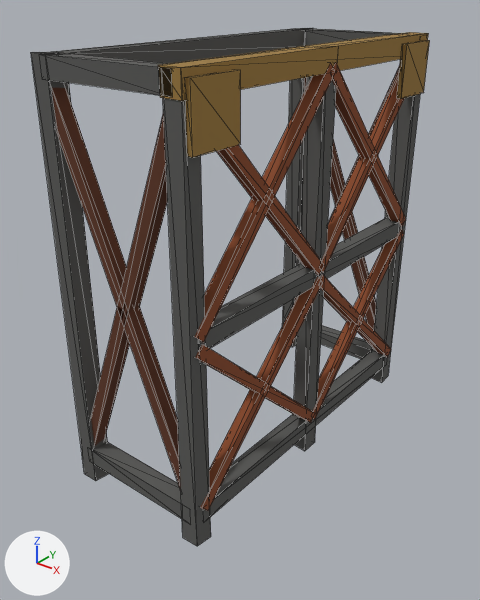
What one commit did to the glTF model public/models/arm_reinforced_cage.glb.
Camera for both pictures: a 50 mm lens placed at (1.5, -1.98, 1.81), pointed at (0.03, -0.14, 0.66). The axes (+X, +Y, +Z) are drawn at lower left. The lights are the same throughout. The first picture is the older version. Mesh edges are drawn as thin lines. Vertices at exactly the same position are counted once.

In view in the first picture: 'arm_reinforced_cage'.
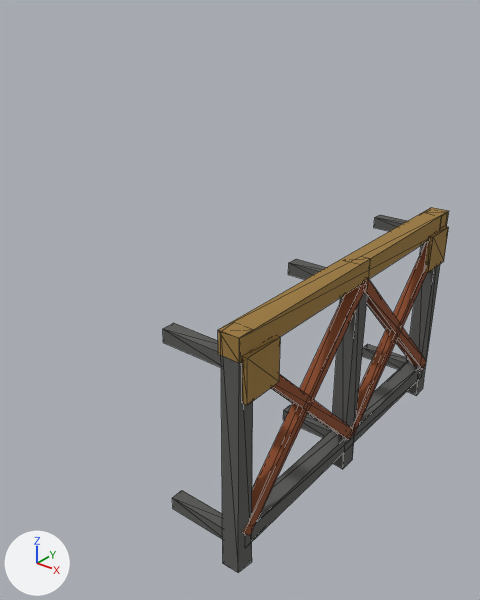
Commit message: Make cages flat grilles on standoff brackets in the bumper's place

Pixel boxes [x1, y1, x2, y2] of what changed, in the pictures (480 x 600 px; the box of a moved part takes in the faces that stretch with it):
'arm_reinforced_cage', reshaped (28% narrower, 29% shorter)
    before: [31, 28, 430, 546]
    after: [163, 207, 449, 572]
part 1 of me_cube, moved or reshaped
    before: [163, 98, 211, 546]
    after: [221, 355, 253, 572]
part 2 of me_cube, added
    after: [172, 491, 222, 539]
part 3 of me_cube, added
    after: [163, 323, 221, 367]
part 4 of me_cube, moved or reshaped
    before: [210, 350, 384, 517]
    after: [331, 293, 367, 469]
part 5 of me_cube, added
    after: [283, 405, 331, 438]
part 6 of me_cube, added
    after: [288, 259, 326, 280]
part 7 of me_cube, moved or reshaped
    before: [371, 59, 420, 383]
    after: [406, 242, 440, 396]
part 8 of me_cube, added
    after: [362, 344, 407, 370]
part 9 of me_cube, added
    after: [374, 215, 407, 231]
part 10 of me_cube, moved or reshaped
    before: [206, 219, 399, 349]
    after: [252, 363, 420, 541]
part 11 of me_cube, moved or reshaped
    before: [158, 32, 428, 101]
    after: [218, 207, 449, 363]
part 12 of me_cube, added (brown)
    after: [242, 335, 280, 405]
part 13 of me_cube, added (brown)
    after: [425, 226, 449, 273]
part 14 of me_cube, moved or reshaped
    before: [200, 277, 323, 511]
    after: [243, 280, 367, 535]
part 15 of me_cube, moved or reshaped
    before: [195, 345, 315, 423]
    after: [271, 374, 354, 440]
part 16 of me_cube, moved or reshaped
    before: [311, 229, 404, 419]
    after: [351, 241, 428, 436]
part 17 of me_cube, moved or reshaped
    before: [319, 275, 391, 357]
    after: [364, 277, 427, 370]
part 18 of me_cube, deleted
    before: [31, 28, 430, 519]

Diff of the bpy script that builds the scene:
```diff
--- a/public/models/arm_reinforced_cage.glb.py
+++ b/public/models/arm_reinforced_cage.glb.py
@@ me_cube @@
 # used by ob_arm_reinforced_cage; location = (0.0, 0.0, 0.0)
-me_cube.from_pydata(...)  # 216 vertices, 324 faces; spans x -0.31..0.32, y -0.72..0.72, z 0.0..1.61
+me_cube.from_pydata(...)  # 136 vertices, 204 faces; spans x 0.18..0.5, y -0.72..0.72, z 0.0..0.9
+# me_cube part 1: the loose piece of 8 vertices spanning x 0.23..0.3, y -0.72..-0.64, z 0.0..1.6 is scaled about its middle by (1, 1, 0.563), then moved by (0.19, 0.0, -0.35)
+# me_cube part 2: a new loose piece, a box spanning x 0.175..0.45, y -0.706..-0.656, z 0.095..0.145, in mat_metal (dark grey #5a5a58)
+# me_cube part 3: a new loose piece, a box spanning x 0.175..0.45, y -0.706..-0.656, z 0.775..0.825, in mat_metal (dark grey #5a5a58)
+# me_cube part 4: the loose piece of 8 vertices spanning x 0.23..0.3, y -0.68..0.68, z 0.08..0.16 is scaled about its middle by (1, 0.0522, 12.9), then moved by (0.19, 0.0, 0.33)
+# me_cube part 5: a new loose piece, a box spanning x 0.175..0.45, y -0.025..0.025, z 0.095..0.145, in mat_metal (dark grey #5a5a58)
+# me_cube part 6: a new loose piece, a box spanning x 0.175..0.45, y -0.025..0.025, z 0.775..0.825, in mat_metal (dark grey #5a5a58)
+# me_cube part 7: the loose piece of 8 vertices spanning x 0.23..0.3, y 0.64..0.72, z 0.0..1.6 is scaled about its middle by (1, 1, 0.562), then moved by (0.19, 0.0, -0.35)
+# me_cube part 8: a new loose piece, a box spanning x 0.175..0.45, y 0.656..0.706, z 0.095..0.145, in mat_metal (dark grey #5a5a58)
+# me_cube part 9: a new loose piece, a box spanning x 0.175..0.45, y 0.656..0.706, z 0.775..0.825, in mat_metal (dark grey #5a5a58)
+# me_cube part 10: the loose piece of 8 vertices spanning x 0.23..0.3, y -0.68..0.68, z 0.76..0.84 is moved by (0.19, 0.0, -0.68)
+# me_cube part 11: the loose piece of 8 vertices spanning x 0.22..0.3, y -0.72..0.72, z 1.53..1.61 is moved by (0.19, 0.0, -0.7)
+# me_cube part 12: a new loose piece, a box spanning x 0.485..0.505, y -0.701..-0.541, z 0.68..0.84, in mat_paint (brown #9c7a3e)
+# me_cube part 13: a new loose piece, a box spanning x 0.485..0.505, y 0.541..0.701, z 0.68..0.84, in mat_paint (brown #9c7a3e)
+# me_cube part 14: the loose piece of 8 vertices spanning x 0.26..0.31, y -0.7..0.02, z 0.13..0.8 is scaled about its middle by (1, 1, 1.06), then moved by (0.19, 0.0, 0.02)
+# me_cube part 15: the loose piece of 8 vertices spanning x 0.26..0.31, y -0.7..0.02, z 0.13..0.8 is scaled about its middle by (1, 1, 1.06), then moved by (0.19, 0.0, 0.02)
+# me_cube part 16: the loose piece of 8 vertices spanning x 0.26..0.31, y -0.02..0.7, z 0.13..0.8 is scaled about its middle by (1, 1, 1.06), then moved by (0.19, 0.0, 0.02)
+# me_cube part 17: the loose piece of 8 vertices spanning x 0.26..0.31, y -0.02..0.7, z 0.13..0.8 is scaled about its middle by (1, 1, 1.06), then moved by (0.19, 0.0, 0.02)
+# me_cube part 18: 18 loose pieces with 144 vertices, spanning x -0.31..0.32, y -0.72..0.72, z 0.0..1.6, are deleted
 me_cube.materials.append(mat_metal)
-me_cube.materials.append(mat_rust_side)  # brown #5e3420
 me_cube.materials.append(mat_paint)
```
